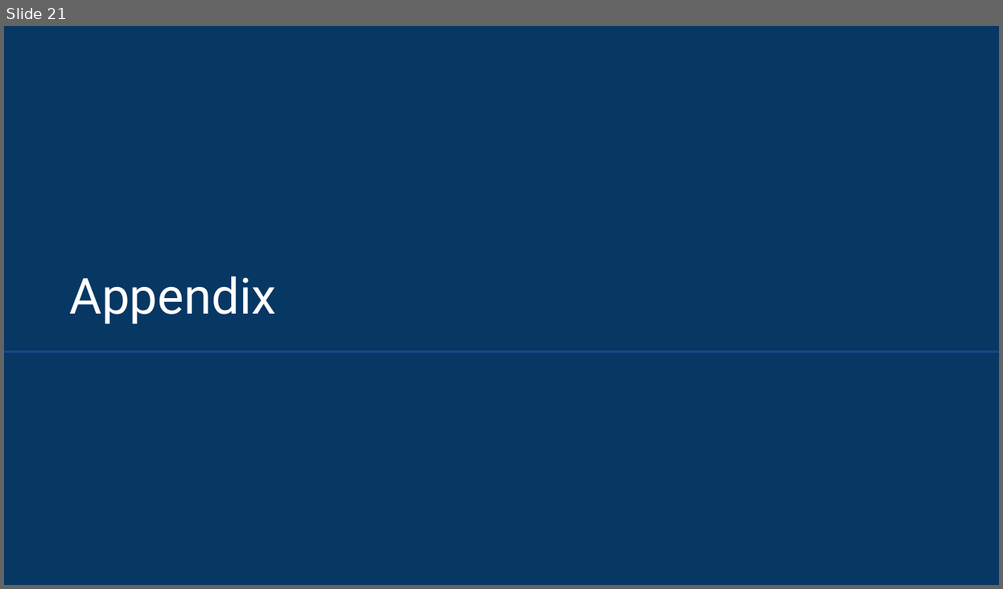
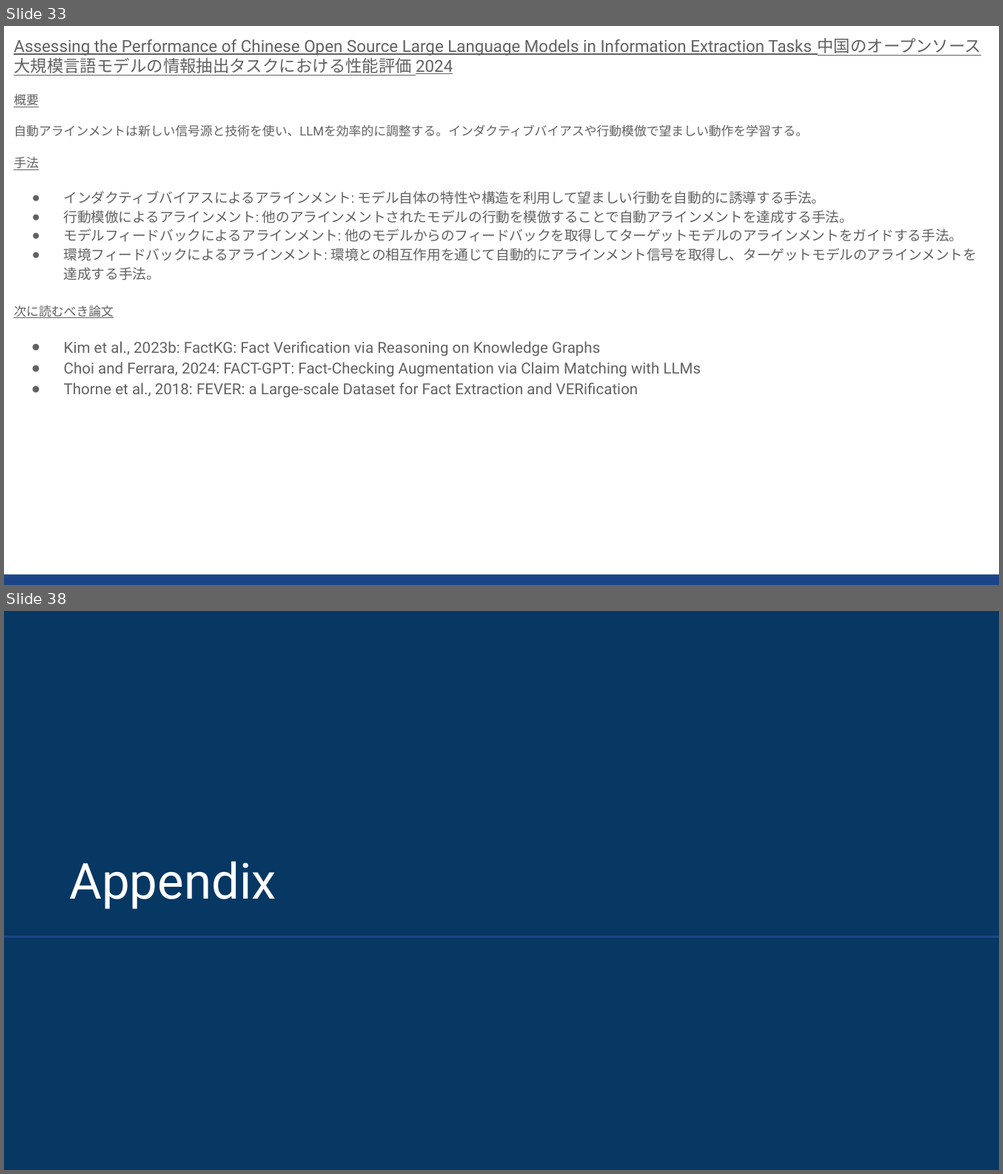
Before and after one commit to sekihan02/code_sundbox, a slide deck: 2024_LLM論文要約_6.pptx. Shown one above the other, each under a label of ours: slide 21 before the commit, slides 33 and 38 after it; the slides between them are not shown. The pictures are 1003x589 and 1003x1174 pixels, drawn with LibreOffice and Linux fonts; fonts in the diff are those of the drawing. Boxes give left, top, right and bottom in pixels: in the first picture for what was removed or moved away, otherwise in the second. Text is boxed around its words. In the diff, an @@ line names an element or a change of style, - is before the commit and + after.

```diff
--- a/2024_LLM論文要約_6.pptx
+++ b/2024_LLM論文要約_6.pptx
@@ slide 33 added at (x1=4, y1=26, x2=999, y2=585), background #FFFFFF @@
@@ text added at (x1=14, y1=38, x2=981, y2=398), 10 pt, text #616161 @@
+Assessing the Performance of Chinese Open Source Large Language Models in Information Extraction Tasks 中国のオープンソース大規模言語モデルの情報抽出タスクにおける性能評価 2024
+概要
+自動アラインメントは新しい信号源と技術を使い、LLMを効率的に調整する。インダクティブバイアスや行動模倣で望ましい動作を学習する。
+手法
+● インダクティブバイアスによるアラインメント: モデル自体の特性や構造を利用して望ましい行動を自動的に誘導する手法。
+● 行動模倣によるアラインメント: 他のアラインメントされたモデルの行動を模倣することで自動アラインメントを達成する手法。
+● モデルフィードバックによるアラインメント: 他のモデルからのフィードバックを取得してターゲットモデルのアラインメントをガイドする手法。
+● 環境フィードバックによるアラインメント: 環境との相互作用を通じて自動的にアラインメント信号を取得し、ターゲットモデルのアラインメントを達成する手法。
+次に読むべき論文
+● Kim et al., 2023b: FactKG: Fact Verification via Reasoning on Knowledge Graphs
+● Choi and Ferrara, 2024: FACT-GPT: Fact-Checking Augmentation via Claim Matching with LLMs
+● Thorne et al., 2018: FEVER: a Large-scale Dataset for Fact Extraction and VERification
@@ rectangle added at (x1=4, y1=575, x2=999, y2=585), fill #1C4587 @@
@@ what was slide 21 is now slide 38 @@
```
Also in this commit, not shown: 16 other slides added, 1 other file.
